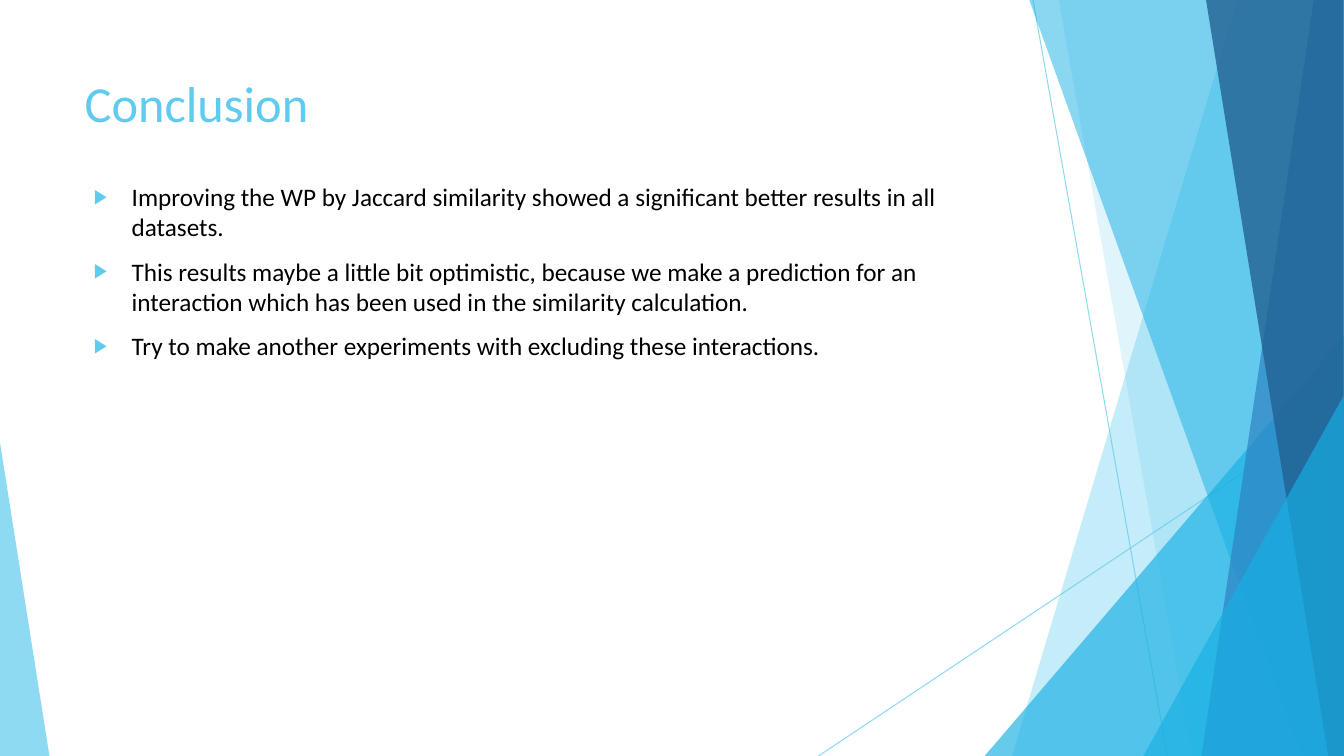
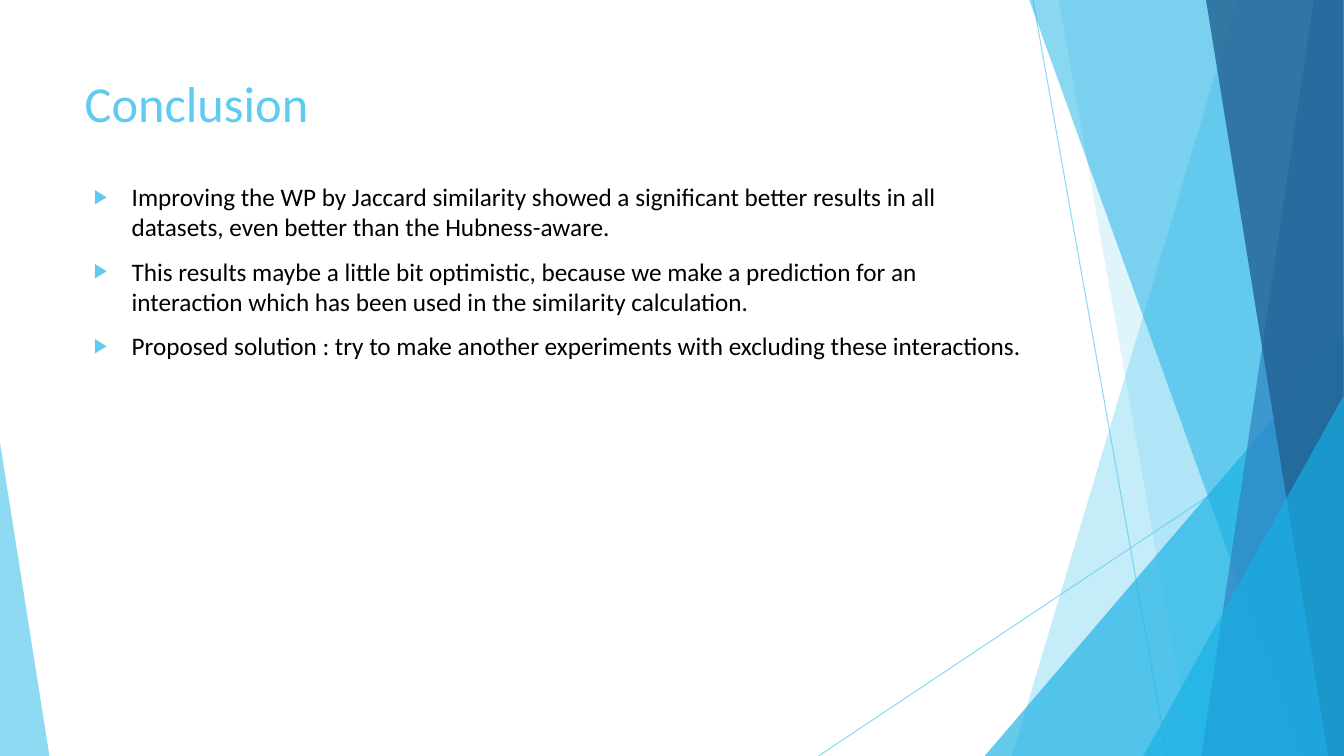
Before and after one commit to AbdullahAlZoabi/Drug-Target-Interaction-Prediction, a slide deck: slide 43 of Drug-Target Interaction Prediction.pptx. Drawn at 1344x756 pixels with LibreOffice and Linux fonts; fonts in the diff are those of the drawing. Boxes give left, top, right and bottom in pixels: in the first picture for what was removed or moved away, otherwise in the second. Text is boxed around its words. In the diff, an @@ line names an element or a change of style, - is before the commit and + after.

```diff
--- a/Drug-Target Interaction Prediction.pptx
+++ b/Drug-Target Interaction Prediction.pptx
@@ text at box(132, 188, 935, 239): text changed @@
-▶ Improving the WP by Jaccard similarity showed a significant better results in all datasets.
+▶ Improving the WP by Jaccard similarity showed a significant better results in all datasets, even better than the Hubness-aware.
@@ text at box(132, 337, 1020, 360): text changed @@
-▶ Try to make another experiments with excluding these interactions.
+▶ Proposed solution : try to make another experiments with excluding these interactions.
```
Also in this commit, not shown: 6 other slides changed, 3 slides added, 1 slide removed.
